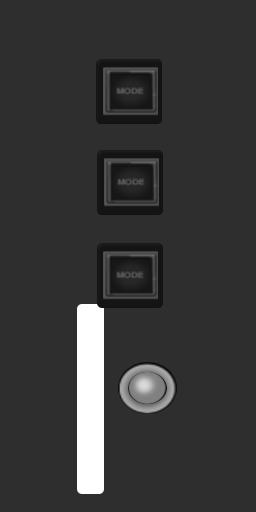
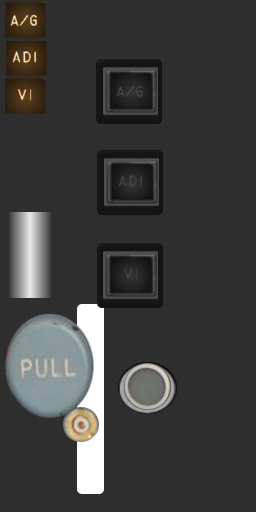
Layered file, before and after one edit (256x512). Changes by layer:
added layer "Pasted Layer #10" above "Pasted Layer #9" over bbox(5, 2, 47, 114)
added layer "Pasted Layer #9" above "Pasted Layer #8" over bbox(116, 85, 143, 280)
added layer "Pasted Layer #8" above "Pasted Layer #7" over bbox(9, 212, 51, 298)
added layer "Pasted Layer #7" above "Pasted Layer #6" over bbox(5, 314, 94, 418)
added layer "Pasted Layer #6" above "Pasted Layer #1" over bbox(63, 407, 99, 442)
added layer "Pasted Layer #1" above "Pasted Layer #3" over bbox(124, 363, 171, 410)
painted on "buttons" over bbox(112, 74, 151, 292)
